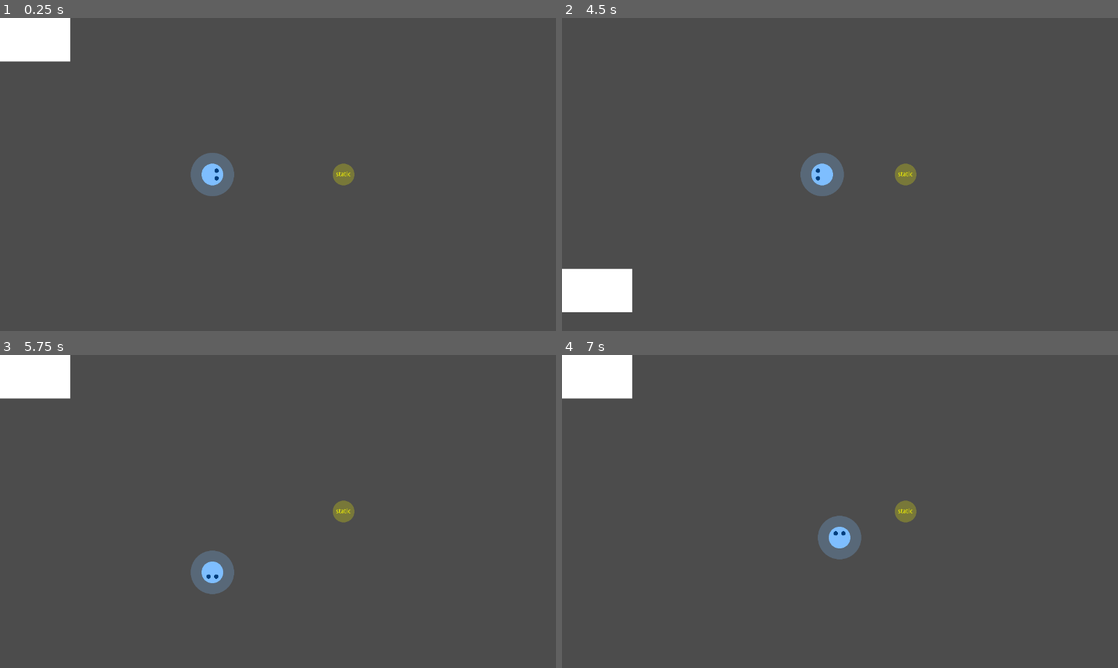
Above: before the commit, frames 1-4 (two rows, left to right).
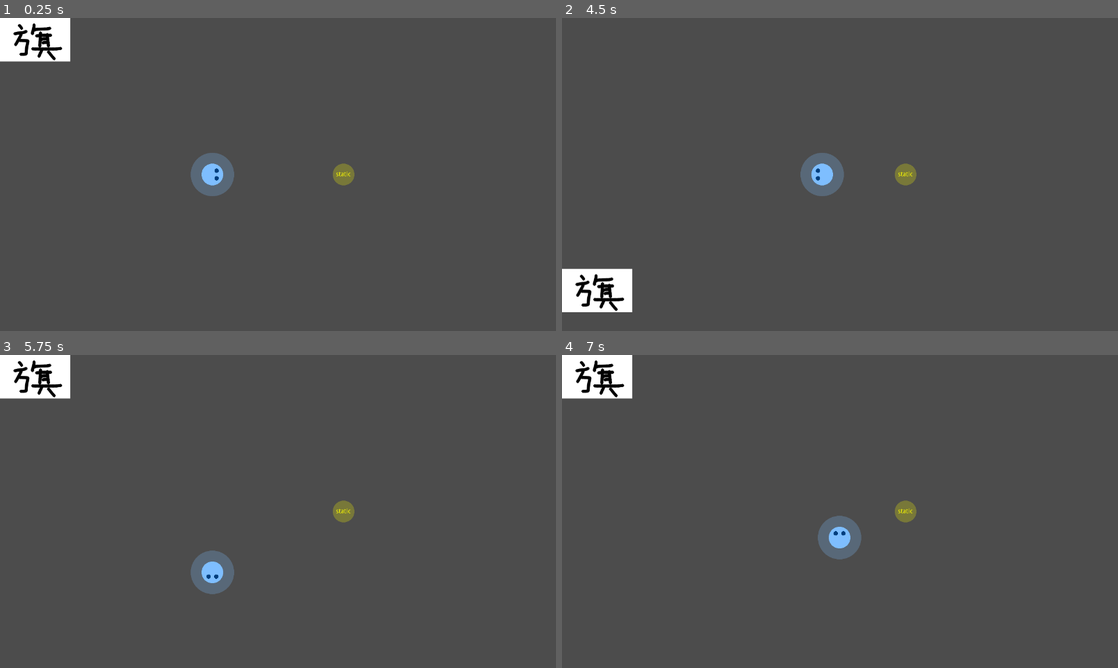
Above: after the commit, the same moments.

Repository: saimukzi/NfaoPoSim
Game: Godot game, scene res://DebugStage/DebugStage.tscn
The game is run twice, just before and just after one commit, with the same random seed, the same clock (stepped at 60 frames per second) and the same inputs. Sound files missing from this copy of the repository are replaced by a short silence.
Inputs:
- Up to frame 1 (0.25 s): no input
- Up to frame 2 (4.5 s): tap Enter at 0.5 s; hold Right (game_right) 0.53-1.28 s; hold Z (game_eat) 0.53-1.28 s; hold Down (game_down) 1.28-2.03 s; tap Z (game_eat) at 1.35, 2.85, 4.35 s; hold Right (game_right) 2.03-2.78 s; hold Z (game_eat) 2.03-2.78 s; hold Up (game_up) 2.78-3.53 s; hold Z (game_eat) 3.53-4.28 s; hold Left (game_left) from 3.53 s (still down)
- Up to frame 3 (5.75 s): release Left (game_left) at 5.03 s; hold Down (game_down) from 5.03 s (still down); hold Z (game_eat) from 5.03 s (still down)
- Up to frame 4 (7 s): release Down (game_down) at 5.78 s; release Z (game_eat) at 5.78 s; hold Right (game_right) 5.78-6.53 s; tap Z (game_eat) at 5.85 s; hold Up (game_up) from 6.53 s (still down); hold Z (game_eat) from 6.53 s (still down)

The runs differ from the first frame. In frame 1, 0.4% of the frame differs, in the area x 2-12%, y 1-14%; in frame 2, 0.4%, in the area x 2-12%, y 81-94%; in frame 3, 0.4%; in frame 4, 0.4%.

Commit message:
draw flag with flag.png

Diff:
--- a/GameBase/FlagBase.tscn
+++ b/GameBase/FlagBase.tscn
@@ -1,7 +1,8 @@
-[gd_scene load_steps=4 format=2]
+[gd_scene load_steps=5 format=2]
 
 [ext_resource path="res://assets/anthem.ogg" type="AudioStream" id=1]
 [ext_resource path="res://GameBase/FlagBase.gd" type="Script" id=2]
+[ext_resource path="res://assets/flag.png" type="Texture" id=3]
 
 [sub_resource type="Curve2D" id=1]
 _data = {
@@ -28,6 +29,9 @@
 [node name="Polygon2D" type="Polygon2D" parent="FlagPath/FlagControl/Flag"]
 polygon = PoolVector2Array( -81, -50, 81, -50, 81, 50, -81, 50 )
 
+[node name="Flag" type="Sprite" parent="FlagPath/FlagControl/Flag"]
+texture = ExtResource( 3 )
+
 [node name="PrepareTimer" type="Timer" parent="."]
 
 [node name="AudioStreamPlayer2D" type="AudioStreamPlayer2D" parent="."]
Not shown, changed: LICENSE.txt
Binary file added: assets/flag.png
Not shown, added: assets/flag.png.import
